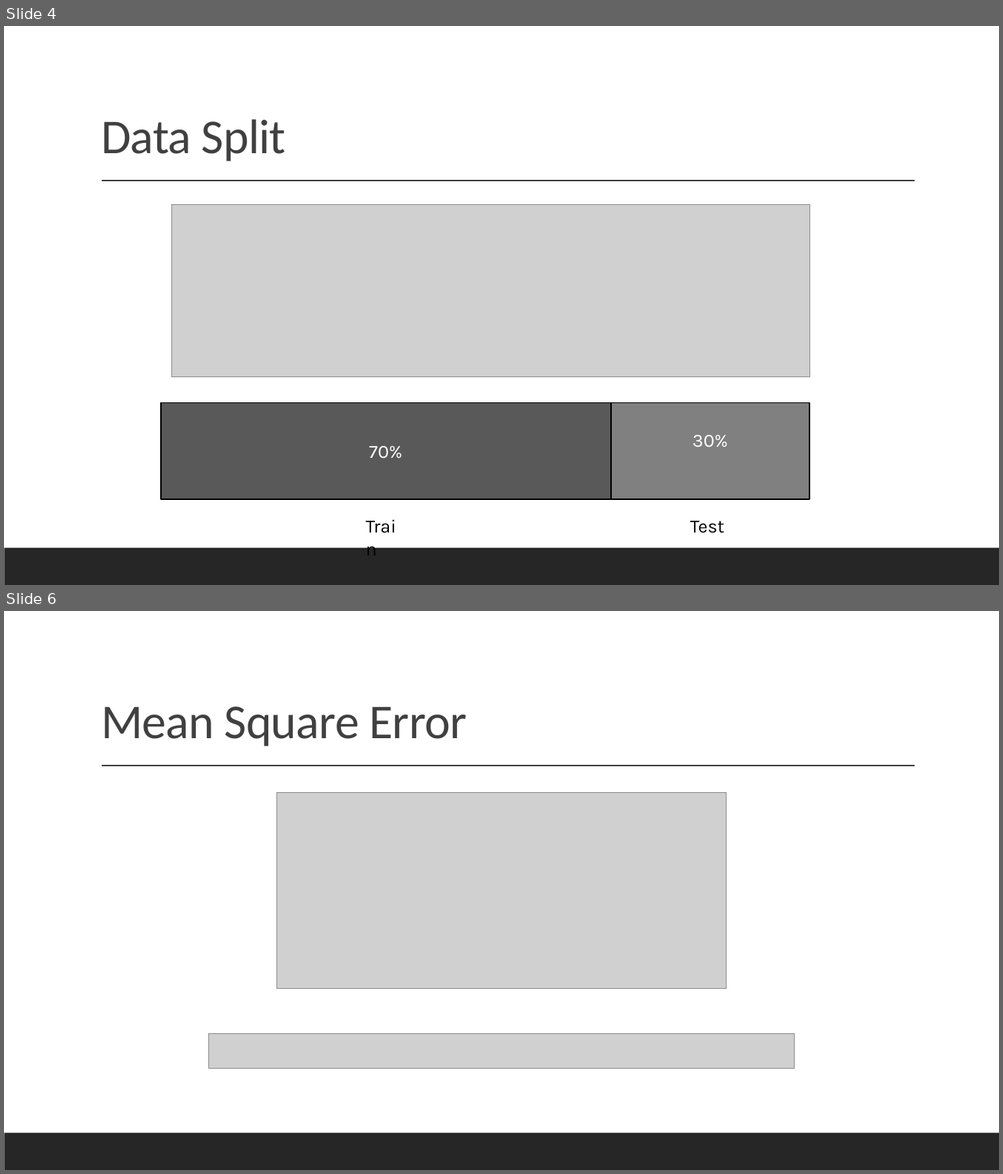
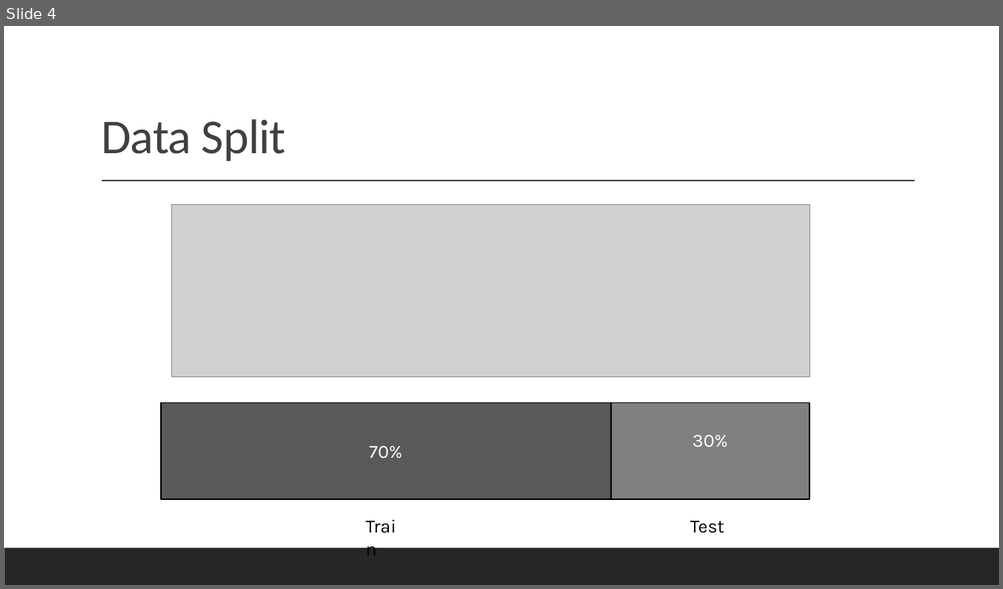
Before and after one commit to chakree254/ProjectML, a slide deck: การทำนายสภาพอากาศด้วย Linear Regression.pptx. Shown one above the other, each under a label of ours: slides 4 and 6 before the commit, slide 4 after it; the slides between them are not shown. The pictures are 1003x1174 and 1003x589 pixels, drawn with LibreOffice and Linux fonts; fonts in the diff are those of the drawing; grey boxes stand for pictures. Boxes give left, top, right and bottom in pixels: in the first picture for what was removed or moved away, otherwise in the second. Text is boxed around its words. In the diff, an @@ line names an element or a change of style, - is before the commit and + after.

```diff
--- a/การทำนายสภาพอากาศด้วย Linear Regression.pptx
+++ b/การทำนายสภาพอากาศด้วย Linear Regression.pptx
@@ slide 6 removed at [4, 611, 999, 1170], background #FFFFFF; not listed: 2 template elements that a slide beside it also shows @@
@@ title removed at [101, 706, 466, 746] @@
-Mean Square Error
@@ picture removed at [277, 793, 726, 989] @@
@@ picture removed at [209, 1034, 794, 1069] @@
```
Also in this commit, not shown: 4 slides changed, 3 slides added, 1 other slide removed, 4 other files.
